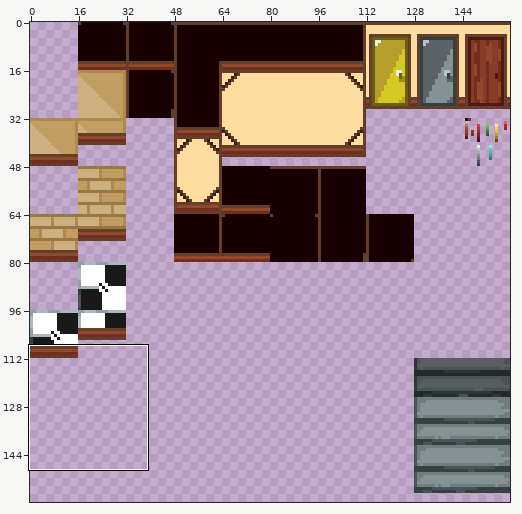
One commit to this sprite sheet: sprites/spr_Work/layers/5814cb6f-aacb-4218-b77d-73fad83a1608/53c56eb5-951f-4d4b-a64d-2e83b91ce3d9.png. The picture above shows the old version from afar; the outline marks the close-up.
Close-up. The starting point:
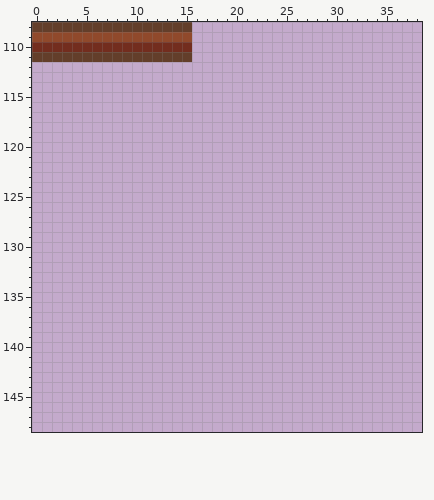
The file is 160x160 pixels. Colours within 5 levels of each other are drawn and written as one. Shown: x 0..38, y 108..148.
The same view after the edit:
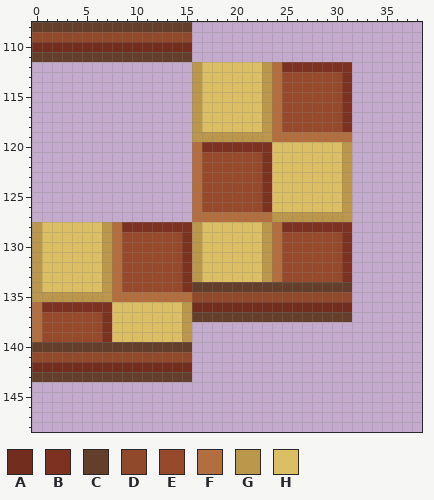
Palette (. is transparent): A #732d1e  B #7d3121  C #633e2a  D #90492b  E #964a2b  F #b26e3e  G #ba974b  H #dcbe64
Changes in this commit:
@@ x 0..38 @@
 111 CCCCCCCCCCCCCCCC.......................
-112 .......................................
-113 .......................................
-114 .......................................
-115 .......................................
-116 .......................................
-117 .......................................
-118 .......................................
-119 .......................................
-120 .......................................
-121 .......................................
-122 .......................................
-123 .......................................
-124 .......................................
-125 .......................................
-126 .......................................
-127 .......................................
-128 .......................................
-129 .......................................
-130 .......................................
-131 .......................................
-132 .......................................
-133 .......................................
-134 .......................................
-135 .......................................
-136 .......................................
-137 .......................................
-138 .......................................
-139 .......................................
-140 .......................................
-141 .......................................
-142 .......................................
-143 .......................................
+112 ................GHHHHHHGFBBBBBBB.......
+113 ................GHHHHHHGFEEEEEEB.......
+114 ................GHHHHHHGFEEEEEEB.......
+115 ................GHHHHHHGFEEEEEEB.......
+116 ................GHHHHHHGFEEEEEEB.......
+117 ................GHHHHHHGFEEEEEEB.......
+118 ................GHHHHHHGFEEEEEEB.......
+119 ................GGGGGGGGFFFFFFFF.......
+120 ................FBBBBBBBHHHHHHHG.......
+121 ................FEEEEEEBHHHHHHHG.......
+122 ................FEEEEEEBHHHHHHHG.......
+123 ................FEEEEEEBHHHHHHHG.......
+124 ................FEEEEEEBHHHHHHHG.......
+125 ................FEEEEEEBHHHHHHHG.......
+126 ................FEEEEEEBHHHHHHHG.......
+127 ................FFFFFFFFGGGGGGGG.......
+128 GHHHHHHGFBBBBBBBGHHHHHHGFBBBBBBB.......
+129 GHHHHHHGFEEEEEEBGHHHHHHGFEEEEEEB.......
+130 GHHHHHHGFEEEEEEBGHHHHHHGFEEEEEEB.......
+131 GHHHHHHGFEEEEEEBGHHHHHHGFEEEEEEB.......
+132 GHHHHHHGFEEEEEEBGHHHHHHGFEEEEEEB.......
+133 GHHHHHHGFEEEEEEBGHHHHHHGFEEEEEEB.......
+134 GHHHHHHGFEEEEEEBCCCCCCCCCCCCCCCC.......
+135 GGGGGGGGFFFFFFFFDDDDDDDDDDDDDDDD.......
+136 FBBBBBBBHHHHHHHGAAAAAAAAAAAAAAAA.......
+137 FEEEEEEBHHHHHHHGCCCCCCCCCCCCCCCC.......
+138 FEEEEEEBHHHHHHHG.......................
+139 FEEEEEEBHHHHHHHG.......................
+140 CCCCCCCCCCCCCCCC.......................
+141 DDDDDDDDDDDDDDDD.......................
+142 AAAAAAAAAAAAAAAA.......................
+143 CCCCCCCCCCCCCCCC.......................
 144 .......................................
Where, in picture pixels (left, top, right, bottom), the same in both close-ups:
added: (32, 62, 352, 382)
